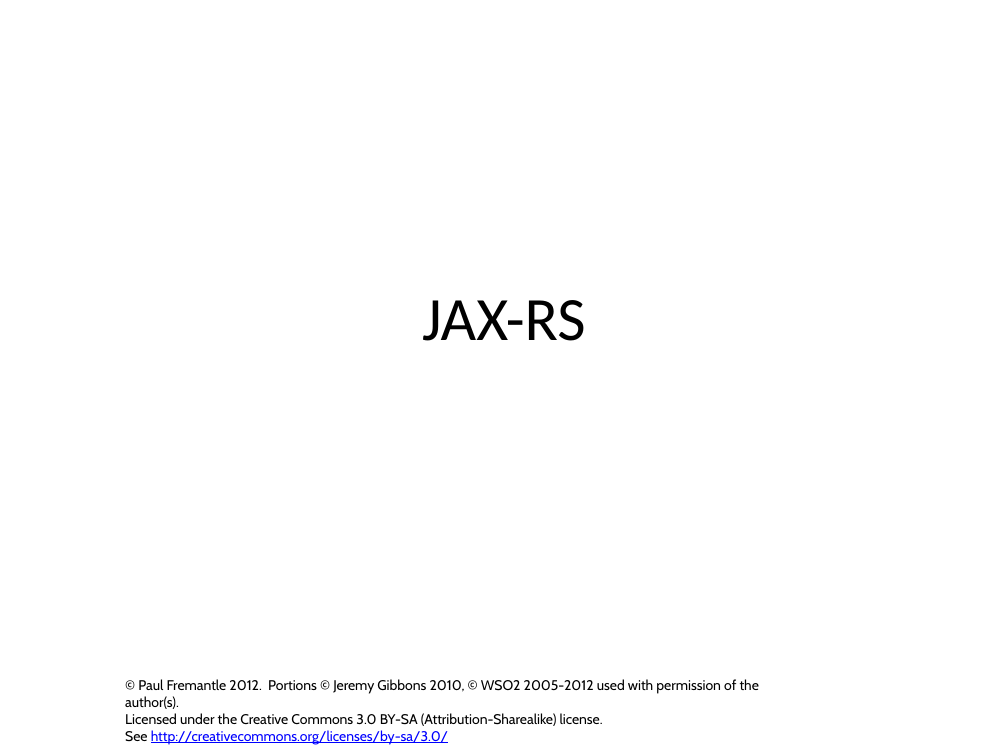
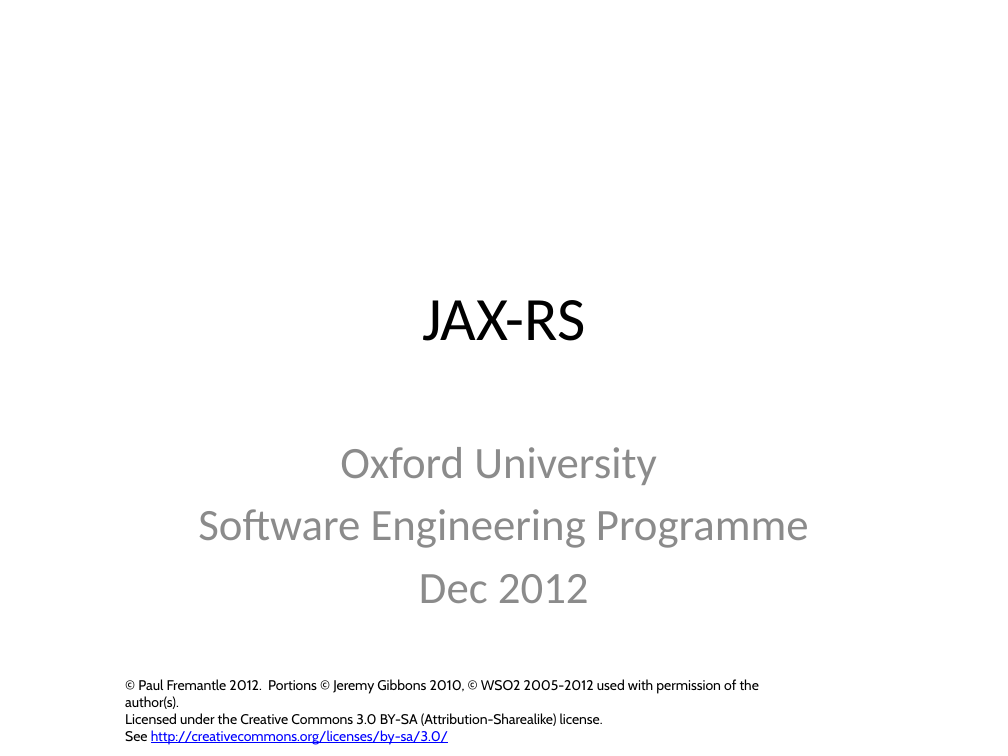
Before and after one commit to pzfreo/ox-soa-old, a slide deck: slide 1 of presentations/source/03-JAX-RS.pptx. Drawn at 1008x756 pixels with LibreOffice and Linux fonts; fonts in the diff are those of the drawing; background and template pictures are left out. Boxes give left, top, right and bottom in pixels: in the first picture for what was removed or moved away, otherwise in the second. Text is boxed around its words. In the diff, an @@ line names an element or a change of style, - is before the commit and + after.

```diff
--- a/presentations/source/03-JAX-RS.pptx
+++ b/presentations/source/03-JAX-RS.pptx
@@ subtitle added at box(198, 447, 809, 603), 32 pt, text #8C8C8C @@
+Oxford University
+Software Engineering Programme
+Dec 2012
```
Also in this commit, not shown: 30 other files.
